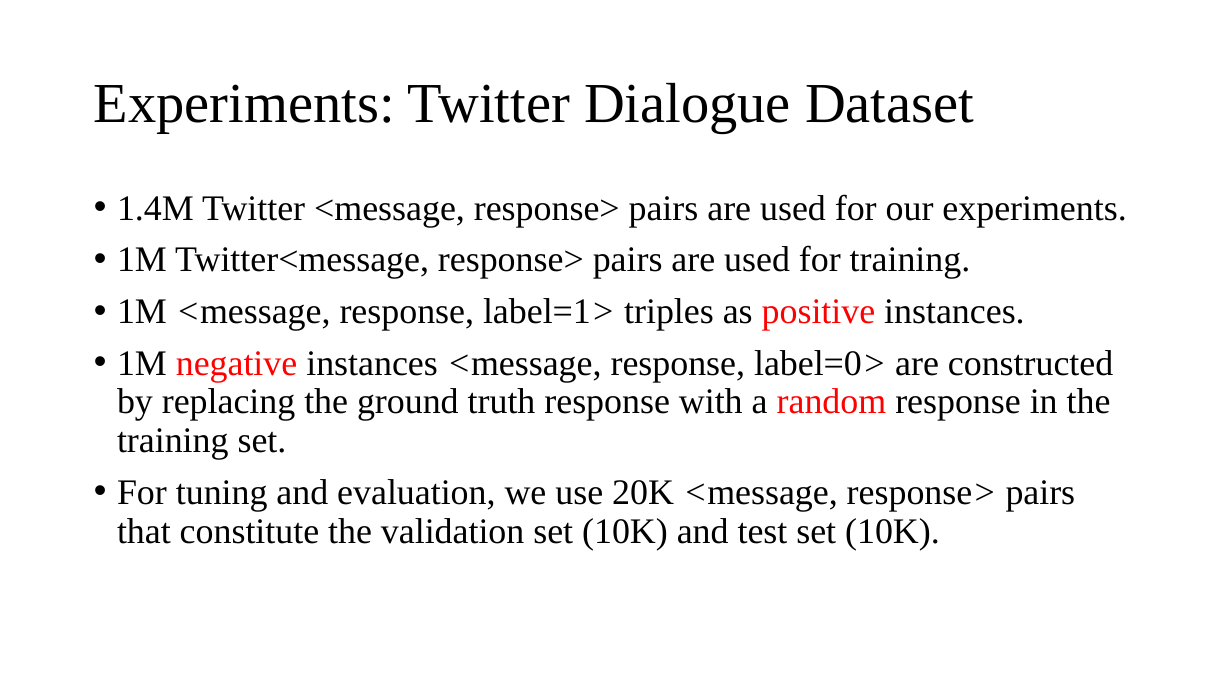
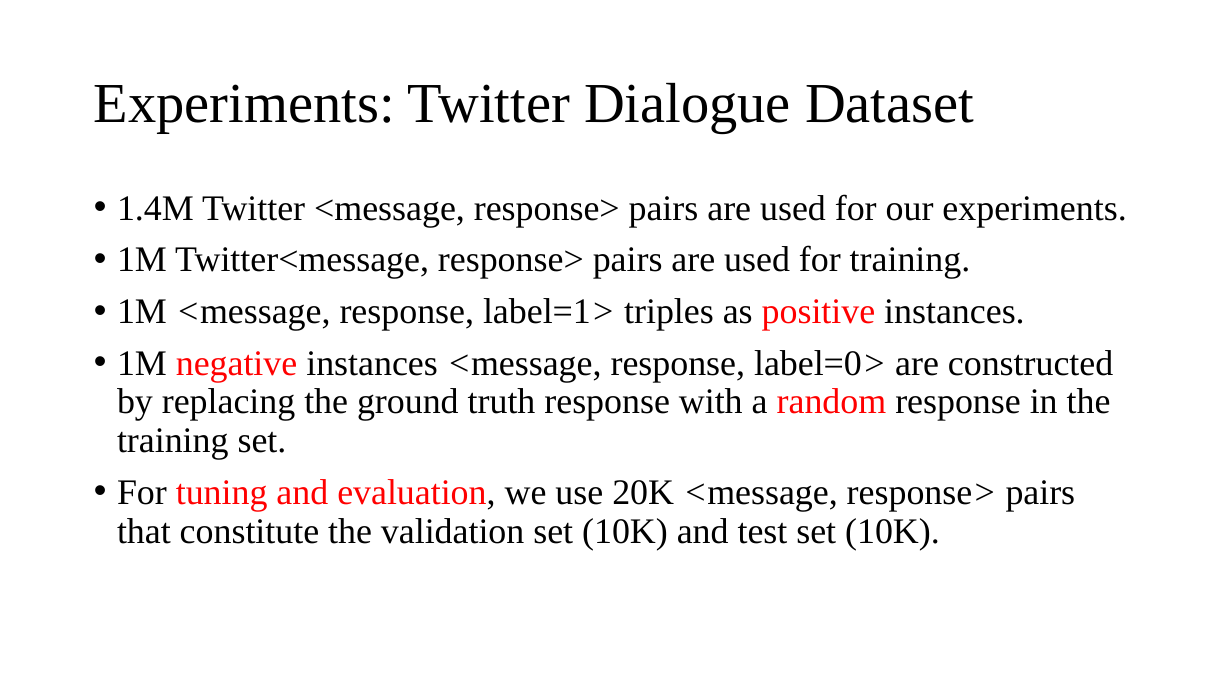
Before and after one commit to cloudspurs/klz, a slide deck: slide 20 of computer_science/ai/natural_language_processing/dialogue/papers/Augmenting End-to-End Dialogue Systems.pptx. Drawn at 1232x693 pixels with LibreOffice and Linux fonts; fonts in the diff are those of the drawing. Boxes give left, top, right and bottom in pixels: in the first picture for what was removed or moved away, otherwise in the second. Text is boxed around its words. In the diff, an @@ line names an element or a change of style, - is before the commit and + after.

```diff
--- a/computer_science/ai/natural_language_processing/dialogue/papers/Augmenting End-to-End Dialogue Systems.pptx
+++ b/computer_science/ai/natural_language_processing/dialogue/papers/Augmenting End-to-End Dialogue Systems.pptx
@@ text at [117,479,1076,550]: text colour #000000 to #FF0000 in "tuning and evaluation," @@
```
Also in this commit, not shown: 7 other slides changed, 26 other files.
